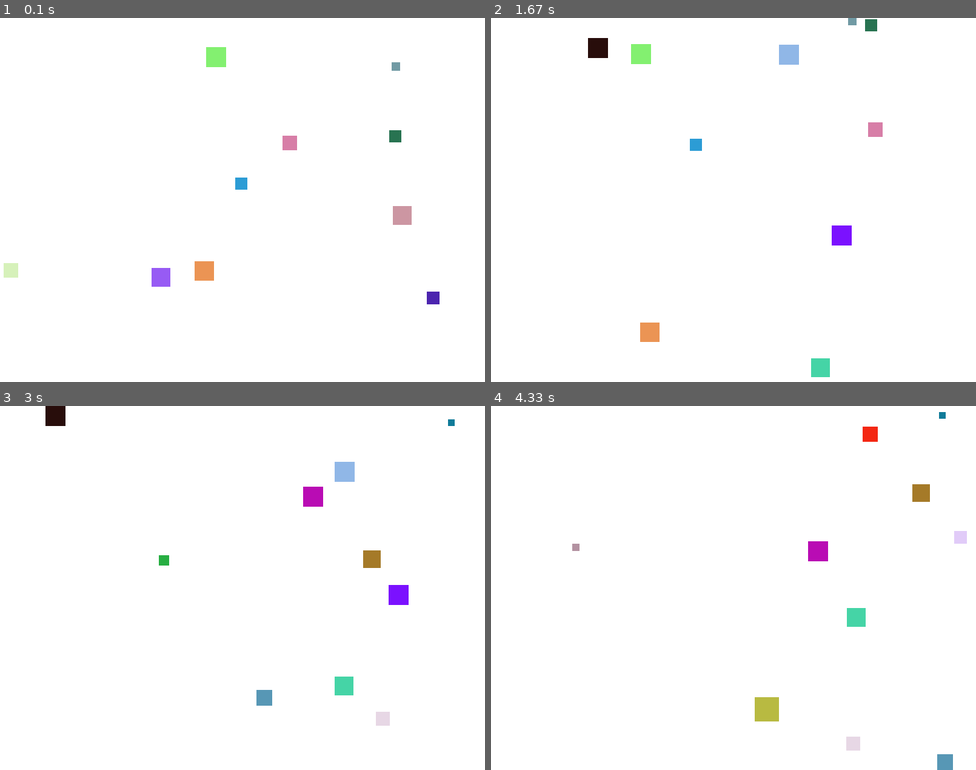
Above: before the commit, frames 1-4 (two rows, left to right).
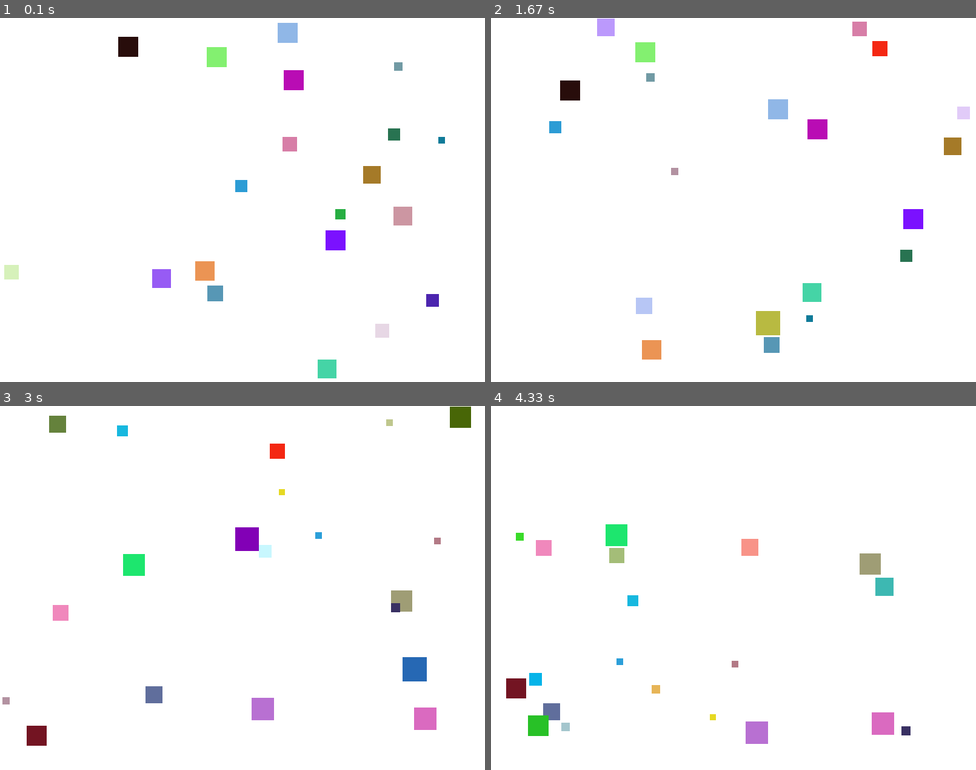
Above: after the commit, the same moments.

Repository: Divine-collab/lab8-pygame
Game: pygame game, started from main.py
The game is run twice, just before and just after one commit, with the same random seed, the same clock (stepped at 60 frames per second) and the same inputs.
Inputs:
- Up to frame 1 (0.1 s): no input
- Up to frame 2 (1.67 s): no input
- Up to frame 3 (3 s): no input
- Up to frame 4 (4.33 s): no input

The runs differ from the first frame. In frame 1, 1.9% of the frame differs, in the area x 0-92%, y 1-99%; in frame 2, 4.4%; in frame 3, 4.4%, in the area x 0-98%, y 0-94%; in frame 4, 4.2%.

Commit message:
Updated Lab 8 with final improvements and feedback readiness

Diff:
--- a/main.py
+++ b/main.py
@@ -4,7 +4,7 @@
 
 MIN_SIZE = 10
 MAX_SIZE = 40
-MAX_SPEED = 5
+MAX_SPEED = 300  # pixels per second (was 5 for frame-based, now adjusted for time-based physics)
 JITTER_CHANCE = 0.05
 JITTER_ANGLE = 30
 FPS = 60
@@ -12,6 +12,7 @@
 DETECTION_RANGE = 100
 SIZE_THRESHOLD = 5
 FLEE_FORCE = 2.0
+CHASE_FORCE = 2.0
 
 
 class Square:
@@ -41,6 +42,19 @@
                 threats.append(other)
         return threats
 
+    def detect_smaller_squares(self, all_squares):
+        """Detect all smaller squares within detection range (prey)"""
+        prey = []
+        for other in all_squares:
+            if other is self:
+                continue
+            if other.size >= self.size:
+                continue
+            distance = math.sqrt((other.x - self.x)**2 + (other.y - self.y)**2)
+            if distance < DETECTION_RANGE:
+                prey.append(other)
+        return prey
+
     def calculate_flee_vector(self, threats):
         """Calculate flee vector away from all threats"""
         flee_x = 0.0
@@ -65,7 +79,31 @@
 
         return (flee_x, flee_y)
 
-    def update(self, all_squares):
+    def calculate_chase_vector(self, prey):
+        """Calculate chase vector toward all prey"""
+        chase_x = 0.0
+        chase_y = 0.0
+
+        for target in prey:
+            dx = target.x - self.x
+            dy = target.y - self.y
+            distance = math.sqrt(dx**2 + dy**2)
+
+            if distance == 0:
+                distance = 1
+
+            norm_x = dx / distance
+            norm_y = dy / distance
+
+            force = (DETECTION_RANGE - distance) / DETECTION_RANGE
+            force = max(0, force)
+
+            chase_x += norm_x * force * CHASE_FORCE
+            chase_y += norm_y * force * CHASE_FORCE
+
+        return (chase_x, chase_y)
+
+    def update(self, all_squares, delta_time):
         threats = self.detect_larger_squares(all_squares)
 
         flee = self.calculate_flee_vector(threats)
@@ -79,9 +117,68 @@
             self.velocity_x *= scale
             self.velocity_y *= scale
 
-        self.x += self.velocity_x
-        self.y += self.velocity_y
-
+        self.x += self.velocity_x * delta_time
+        self.y += self.velocity_y * delta_time
+
+        self.apply_jitter()
+
+    def calculate_chase_vector(self, threats):
+        """Calculate chase vector away from all threats"""
+        chase_x = 0.0
+        chase_y = 0.0
+
+        for threat in threats:
+            dx = threat.x - self.x
+            dy = threat.y - self.y
+            distance = math.sqrt(dx**2 + dy**2)
+
+            if distance == 0:
+                distance = 1
+
+            norm_x = dx / distance
+            norm_y = dy / distance
+
+            force = (DETECTION_RANGE - distance) / DETECTION_RANGE
+            force = max(0, force)
+
+            chase_x += norm_x * force * CHASE_FORCE
+            chase_y += norm_y * force * CHASE_FORCE
+
+        return (chase_x, chase_y)
+
+
+
+    def update(self, all_squares, delta_time):
+        """Update square behavior based on size-based role (predator or prey)"""
+        # Determine role based on average size
+        average_size = (MIN_SIZE + MAX_SIZE) / 2
+
+        # Choose behavior based on size
+        if self.size >= average_size:
+            # PREDATOR BEHAVIOR: Chase smaller squares
+            targets = self.detect_smaller_squares(all_squares)
+            movement_vector = self.calculate_chase_vector(targets)
+        else:
+            # PREY BEHAVIOR: Flee from larger squares
+            threats = self.detect_larger_squares(all_squares)
+            movement_vector = self.calculate_flee_vector(threats)
+
+        # Apply movement vector to velocity
+        self.velocity_x += movement_vector[0]
+        self.velocity_y += movement_vector[1]
+
+        # Clamp speed to MAX_SPEED
+        speed = math.sqrt(self.velocity_x**2 + self.velocity_y**2)
+        if speed > MAX_SPEED:
+            scale = MAX_SPEED / speed
+            self.velocity_x *= scale
+            self.velocity_y *= scale
+
+        # Update position with time-based physics
+        self.x += self.velocity_x * delta_time
+        self.y += self.velocity_y * delta_time
+
+        # Add organic randomness
         self.apply_jitter()
 
     def apply_jitter(self):
@@ -124,7 +221,7 @@
 SCREEN_HEIGHT = 600
 
 screen = pygame.display.set_mode((SCREEN_WIDTH, SCREEN_HEIGHT))
-pygame.display.set_caption("Moving Squares")
+pygame.display.set_caption("Predator-Prey Simulator")
 
 clock = pygame.time.Clock()
 
@@ -150,8 +247,7 @@
 
 squares = []
 
-# Create initial 10 squares
-for _ in range(10):
+for _ in range(20):
     squares.append(create_random_square(0))
 
 
@@ -160,12 +256,12 @@
 
 while running:
     frame += 1
+    delta_time = clock.get_time() / 1000.0
 
     for event in pygame.event.get():
         if event.type == pygame.QUIT:
             running = False
 
-    # Check for dead squares and replace them
     new_squares = []
     for square in squares:
         if square.is_dead(frame):
@@ -175,9 +271,8 @@
 
     squares = new_squares
 
-    # Update all squares
     for square in squares:
-        square.update(all_squares=squares)
+        square.update(all_squares=squares, delta_time=delta_time)
         square.check_boundaries(SCREEN_WIDTH, SCREEN_HEIGHT)
 
     screen.fill((255, 255, 255))
Not shown, changed: JOURNAL.md
